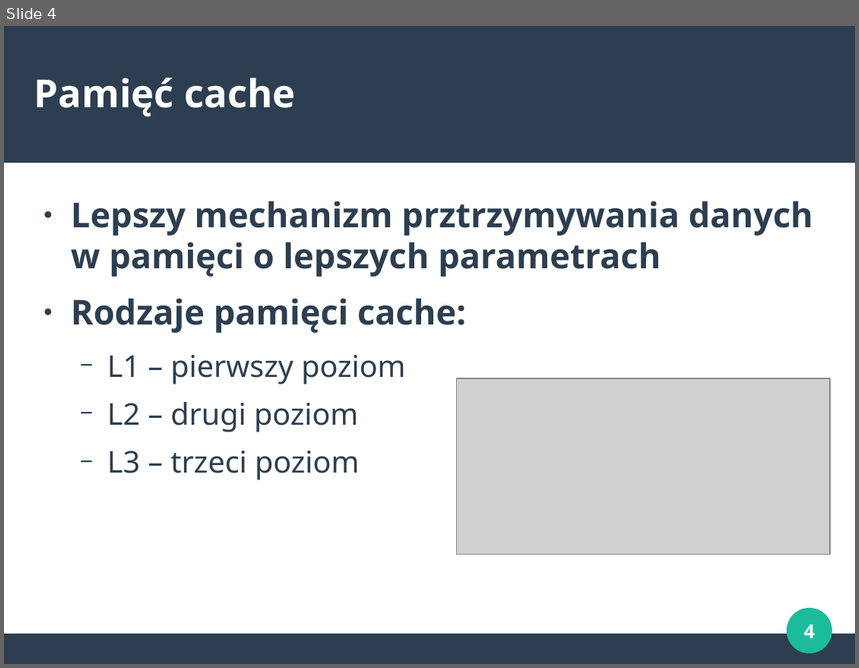
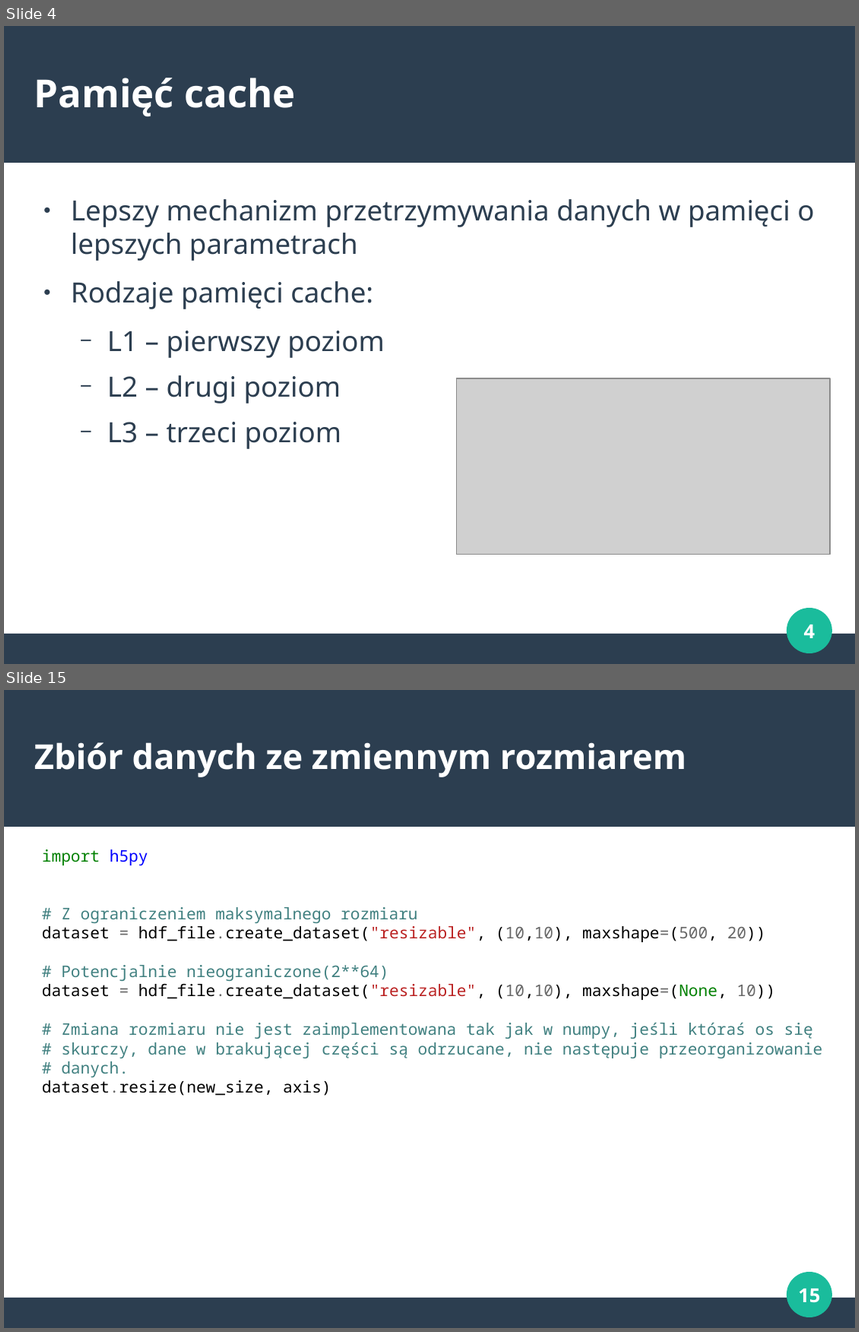
Before and after one commit to marcinbedcyc/seminarium, a slide deck: prezentacje/hdf5.odp. Shown one above the other, each under a label of ours: slide 4 before the commit, slides 4 and 15 after it; the slides between them are not shown. The pictures are 859x668 and 859x1332 pixels, drawn with LibreOffice and Linux fonts; fonts in the diff are those of the drawing; grey boxes stand for pictures. Boxes give left, top, right and bottom in pixels: in the first picture for what was removed or moved away, otherwise in the second. Text is boxed around its words. In the diff, an @@ line names an element or a change of style, - is before the commit and + after.

```diff
--- a/prezentacje/hdf5.odp
+++ b/prezentacje/hdf5.odp
@@ slide 15 added at (4, 690, 855, 1328), background #FFFFFF; not listed: 3 template elements that a slide beside it also shows @@
@@ title added at (34, 742, 686, 777), 32 pt, text #FFFFFF, bold @@
+Zbiór danych ze zmiennym rozmiarem
@@ text added at (42, 850, 823, 1096), 15 pt, text #408080 @@
+import h5py
+# Z ograniczeniem maksymalnego rozmiaru
+dataset = hdf_file.create_dataset("resizable", (10,10), maxshape=(500, 20))
+# Potencjalnie nieograniczone(2**64)
+dataset = hdf_file.create_dataset("resizable", (10,10), maxshape=(None, 10))
+# Zmiana rozmiaru nie jest zaimplementowana tak jak w numpy, jeśli któraś os się
+# skurczy, dane w brakującej części są odrzucane, nie następuje przeorganizowanie # danych.
+dataset.resize(new_size, axis)
@@ page number added at (798, 1289, 820, 1303), 18 pt, text #FFFFFF, bold @@
+15
@@ slide 4 changed as well @@
@@ text at (71, 199, 814, 261): text changed; size 32 to 26 pt; bold off @@
-● Lepszy mechanizm prztrzymywania danych w pamięci o lepszych parametrach
+● Lepszy mechanizm przetrzymywania danych w pamięci o lepszych parametrach
@@ text at (71, 281, 385, 449): size 32 to 26 pt, bold off in "Rodzaje pamięci cache:"; size 28 to 26 pt in "L1 – pierwszy poziom", "L2 – drugi poziom", "L3 – trzeci poziom" @@
```
Also in this commit, not shown: 2 other slides changed, 15 other slides added, 1 slide removed, 2 other files.
